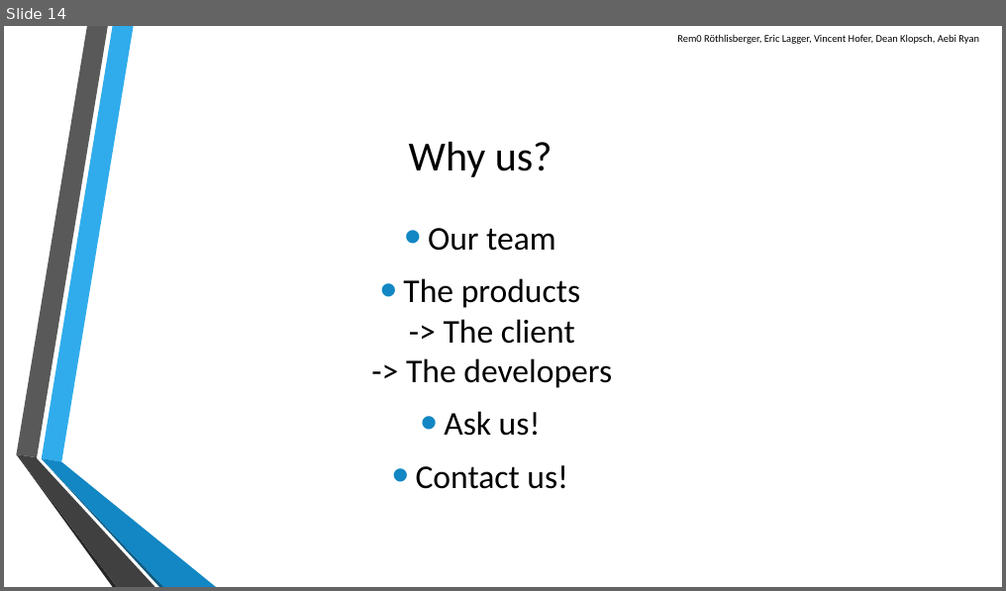
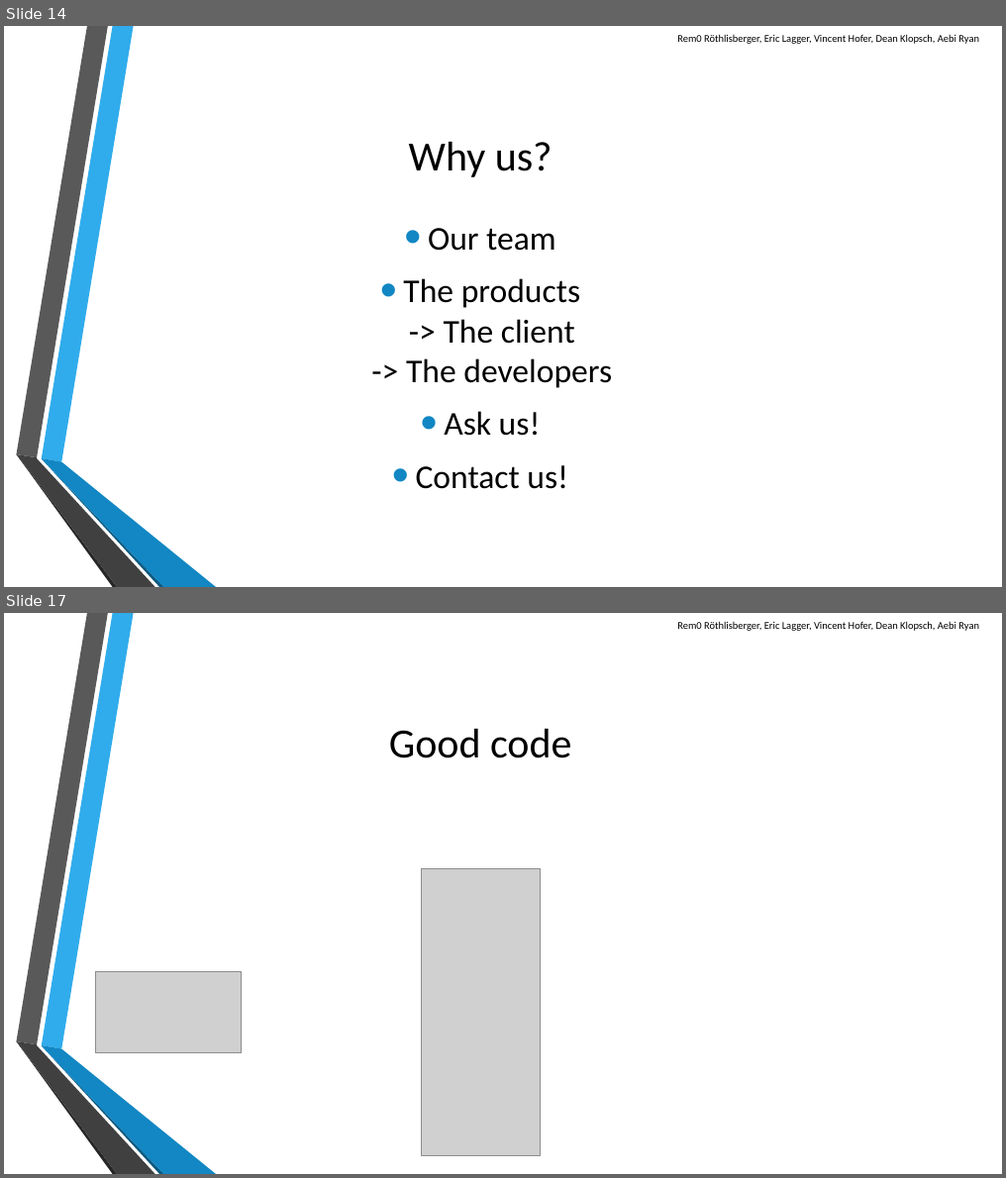
Before and after one commit to scg-unibe-ch/ese2016-team8, a slide deck: baseProject/presentation/Presentation-Team8.pptx. Shown one above the other, each under a label of ours: slide 14 before the commit, slides 14 and 17 after it; the slides between them are not shown. The pictures are 1006x591 and 1006x1178 pixels, drawn with LibreOffice and Linux fonts; fonts in the diff are those of the drawing; grey boxes stand for pictures; background and template pictures are left out. Boxes give left, top, right and bottom in pixels: in the first picture for what was removed or moved away, otherwise in the second. Text is boxed around its words. In the diff, an @@ line names an element or a change of style, - is before the commit and + after.

```diff
--- a/baseProject/presentation/Presentation-Team8.pptx
+++ b/baseProject/presentation/Presentation-Team8.pptx
@@ slide 17 added at <box>4,613,1002,1174</box>, background picture (left out); not listed: 6 template elements that a slide beside it also shows @@
@@ text added at <box>677,621,979,631</box>, 10 pt, text #000000 @@
+Rem0 Röthlisberger, Eric Lagger, Vincent Hofer, Dean Klopsch, Aebi Ryan
@@ title added at <box>389,729,571,759</box>, 40 pt, text #000000 @@
+Good code
@@ picture added at <box>421,869,540,1156</box> @@
@@ picture added at <box>95,971,242,1053</box> @@
```
Also in this commit, not shown: 7 other slides added.
